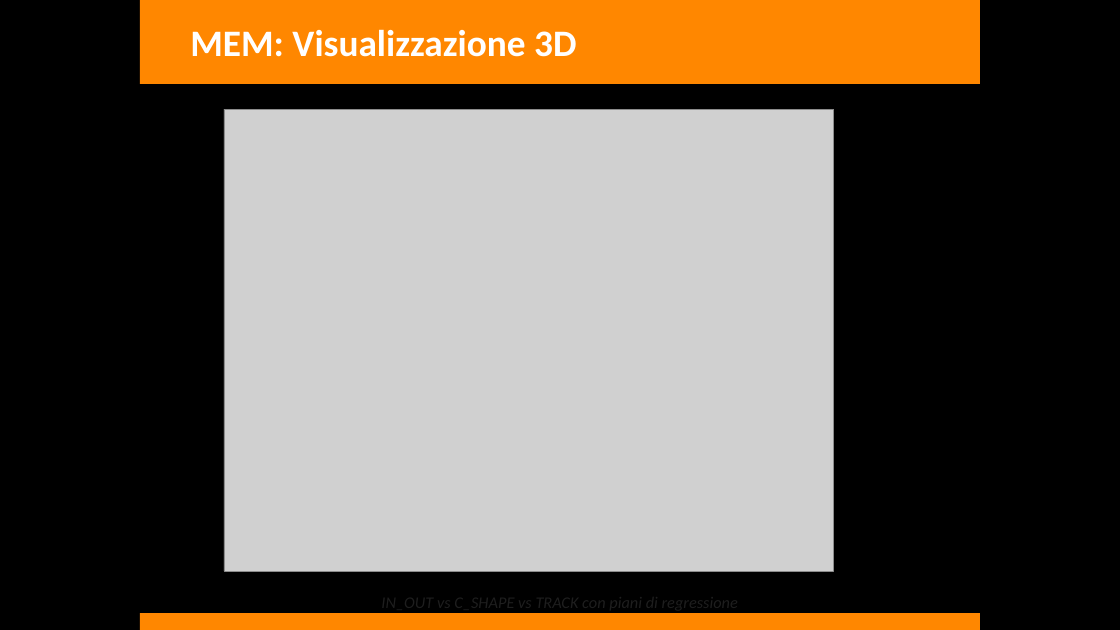
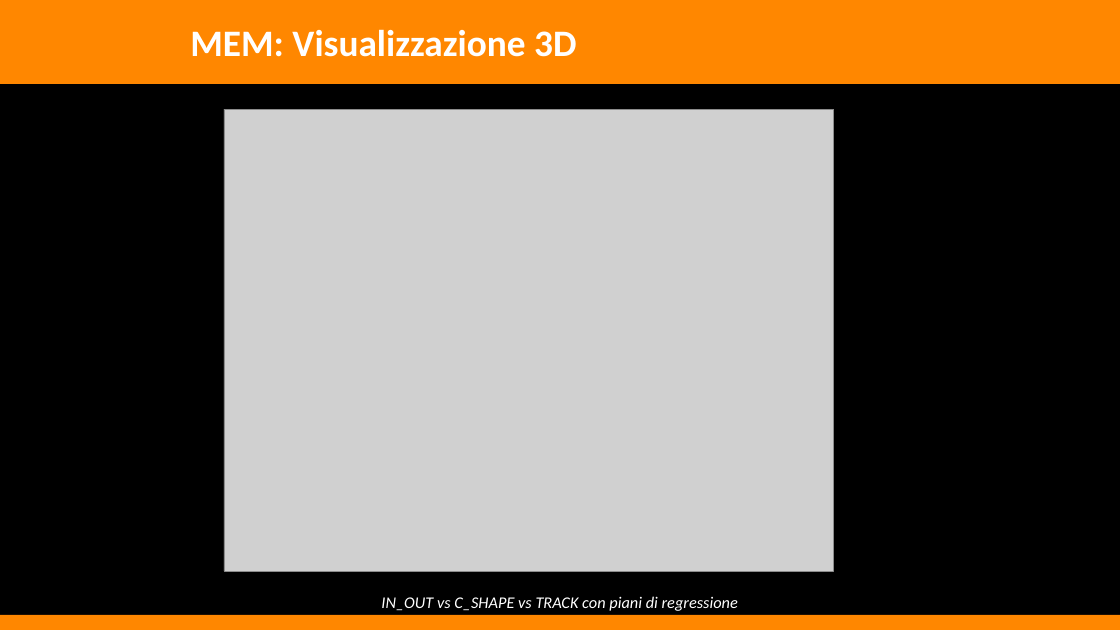
Before and after one commit to WBOnCedR/Stili_di_guida_f1, a slide deck: slide 18 of presentazione_F1_10min.pptx (slide 15 before the commit). Drawn at 1120x630 pixels with LibreOffice and Linux fonts; fonts in the diff are those of the drawing; grey boxes stand for pictures. Boxes give left, top, right and bottom in pixels: in the first picture for what was removed or moved away, otherwise in the second. Text is boxed around its words. In the diff, an @@ line names an element or a change of style, - is before the commit and + after.

```diff
--- a/presentazione_F1_10min.pptx
+++ b/presentazione_F1_10min.pptx
@@ rectangle: place and size @@
-rectangle at [140, 0, 981, 84]
+rectangle at [0, 0, 1120, 84]
@@ text "IN_OUT vs C_SHAPE vs TRACK ..." at [381, 596, 738, 611]: text colour #1E1E1E to #FFFFFF @@
@@ rectangle: place and size @@
-rectangle at [140, 613, 981, 630]
+rectangle at [0, 615, 1120, 630]
```
Also in this commit, not shown: 14 other slides changed, 3 slides added, 12 other files.
